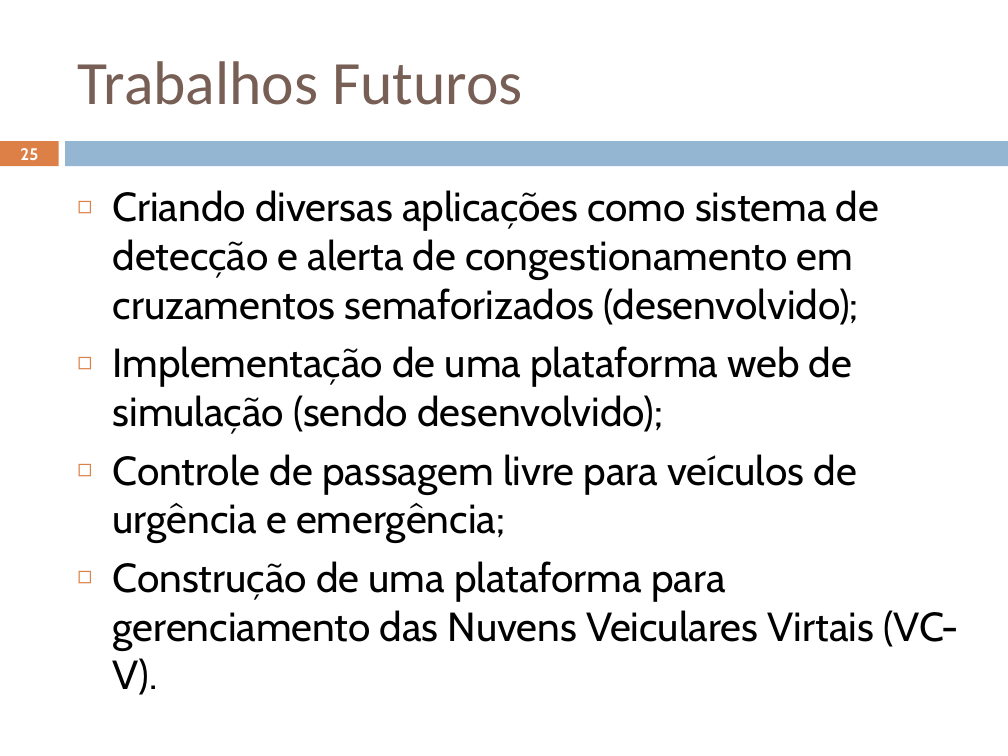
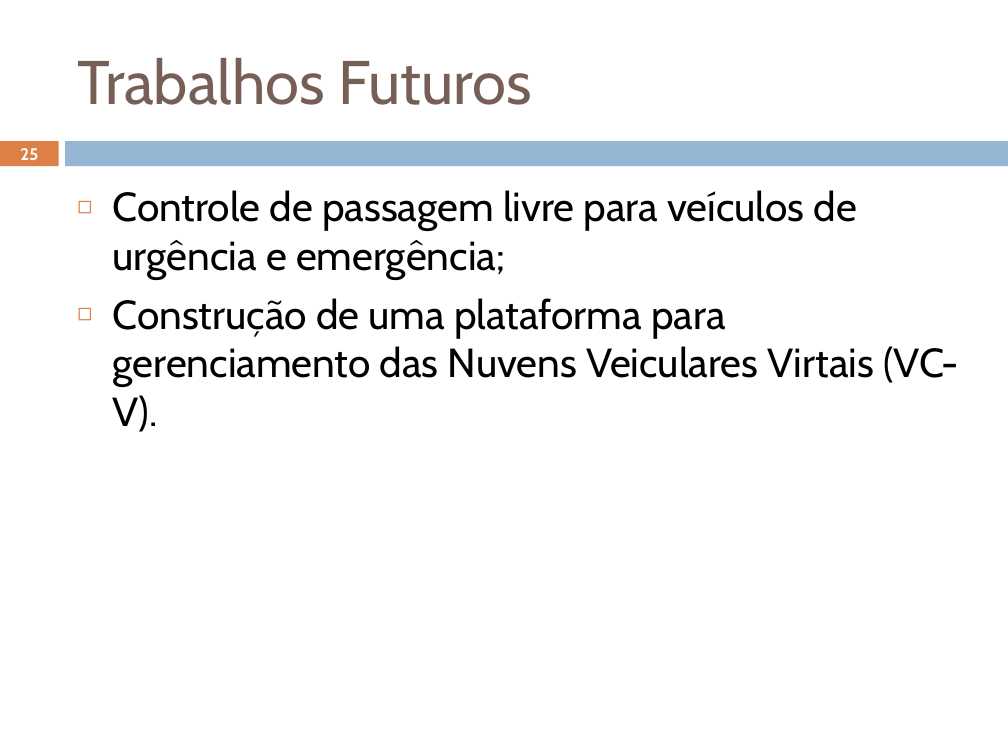
Before and after one commit to geoleite/Mestrado, a slide deck: slide 25 of Apresentacao/ApresentaçãoV2.pptx. Drawn at 1008x756 pixels with LibreOffice and Linux fonts; fonts in the diff are those of the drawing. Boxes give left, top, right and bottom in pixels: in the first picture for what was removed or moved away, otherwise in the second. Text is boxed around its words. In the diff, an @@ line names an element or a change of style, - is before the commit and + after.

```diff
--- a/Apresentacao/ApresentaçãoV2.pptx
+++ b/Apresentacao/ApresentaçãoV2.pptx
@@ title "Trabalhos Futuros" at (x1=78, y1=58, x2=533, y2=105): font Calibri to Cabin @@
@@ text at (x1=113, y1=190, x2=879, y2=434): paragraphs removed @@
-◻ Criando diversas aplicações como sistema de detecção e alerta de congestionamento em cruzamentos semaforizados (desenvolvido);
-◻ Implementação de uma plataforma web de simulação (sendo desenvolvido);
```
Also in this commit, not shown: 21 other slides changed, 40 other files.
